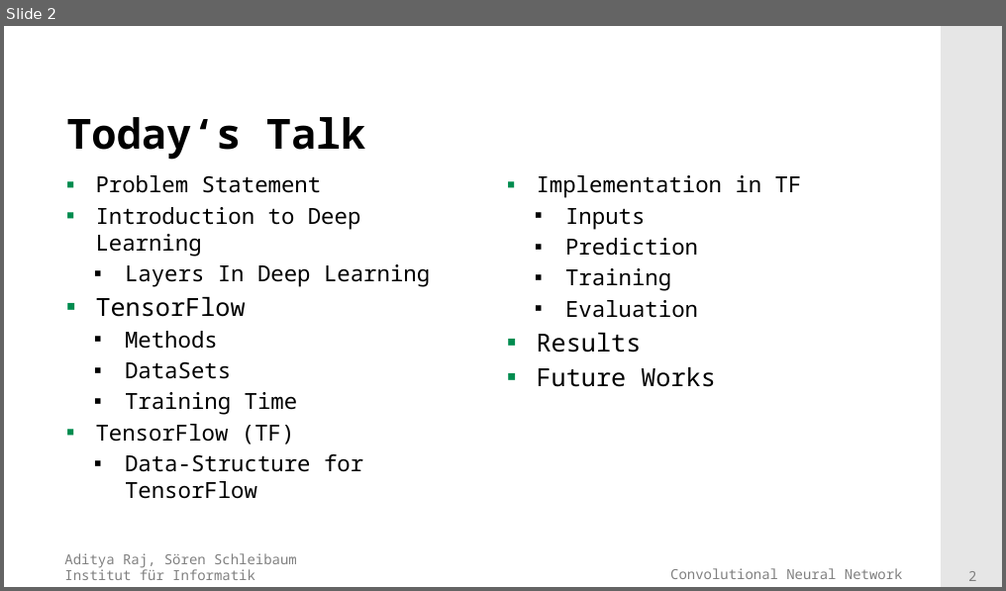
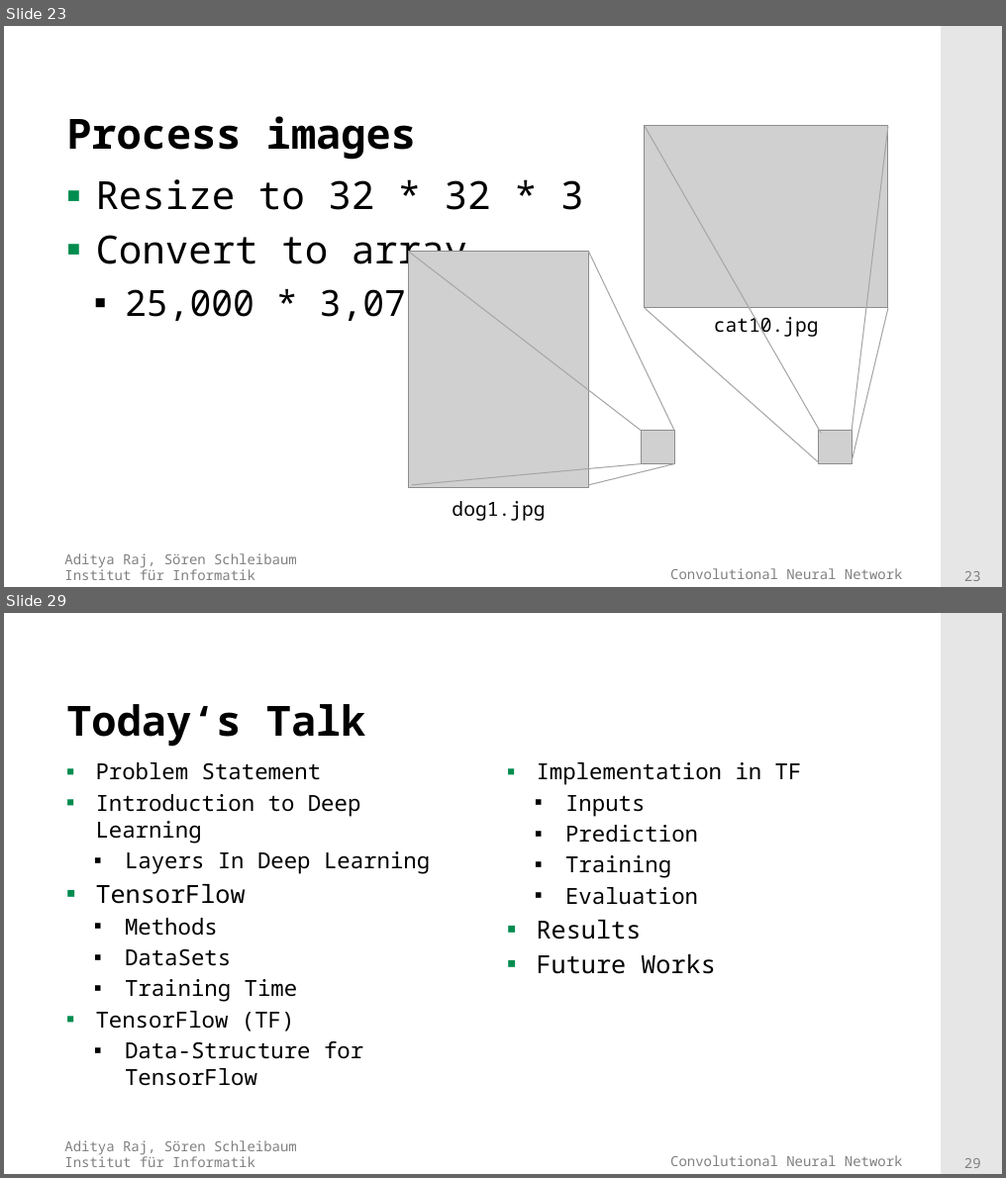
Before and after one commit to adityaraj52/ConvNet, a slide deck: PresentationsAndTalk/Presentation_final.pptx. Shown one above the other, each under a label of ours: slide 2 before the commit, slides 23 and 29 after it; the slides between them are not shown. The pictures are 1006x591 and 1006x1178 pixels, drawn with LibreOffice and Linux fonts; fonts in the diff are those of the drawing; grey boxes stand for pictures; background and template pictures are left out. Boxes give left, top, right and bottom in pixels: in the first picture for what was removed or moved away, otherwise in the second. Text is boxed around its words. In the diff, an @@ line names an element or a change of style, - is before the commit and + after.

```diff
--- a/PresentationsAndTalk/Presentation_final.pptx
+++ b/PresentationsAndTalk/Presentation_final.pptx
@@ slide 23 added at (4, 26, 1002, 587), background #FFFFFF; not listed: 4 template elements that a slide beside it also shows @@
@@ title added at (66, 116, 416, 160), 30 pt, text #000000, bold @@
+Process images
@@ picture added at (645, 126, 888, 308) @@
@@ line added from (645, 126) to (822, 433), #A6A6A6 0.75 pt @@
@@ line added from (888, 126) to (851, 431), #A6A6A6 0.75 pt @@
@@ text added at (96, 179, 584, 326), 28 pt, text #000000 @@
+▪ Resize to 32 * 32 * 3
+▪ Convert to array
+  ▪ 25,000 * 3,073
@@ picture added at (409, 252, 589, 487) @@
@@ line added from (409, 252) to (642, 431), #A6A6A6 0.75 pt @@
@@ line added from (589, 252) to (674, 431), #A6A6A6 0.75 pt @@
@@ line added from (645, 308) to (818, 462), #A6A6A6 0.75 pt @@
@@ text added at (714, 314, 819, 339), 14 pt, text #000000 @@
+cat10.jpg
@@ line added from (851, 462) to (888, 308), #A6A6A6 0.75 pt @@
@@ picture added at (642, 431, 674, 465) @@
@@ picture added at (819, 431, 851, 465) @@
@@ line added from (411, 485) to (642, 465), #A6A6A6 0.75 pt @@
@@ line added from (589, 485) to (674, 465), #A6A6A6 0.75 pt @@
@@ text added at (451, 501, 545, 521), 14 pt, text #000000 @@
+dog1.jpg
@@ what was slide 2 is now slide 29 @@
@@ page number at (964, 1158, 981, 1168): text changed @@
-2
+29
```
Also in this commit, not shown: 10 slides changed, 22 other slides added, 1 other file.
